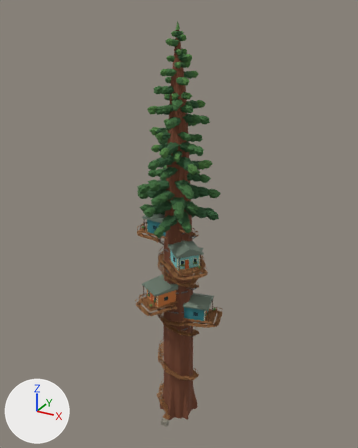
An edit to the glTF model project1/shared/geometry/arboreal/village_tree_high.meshopt.glb, drawn before and after from the same camera.
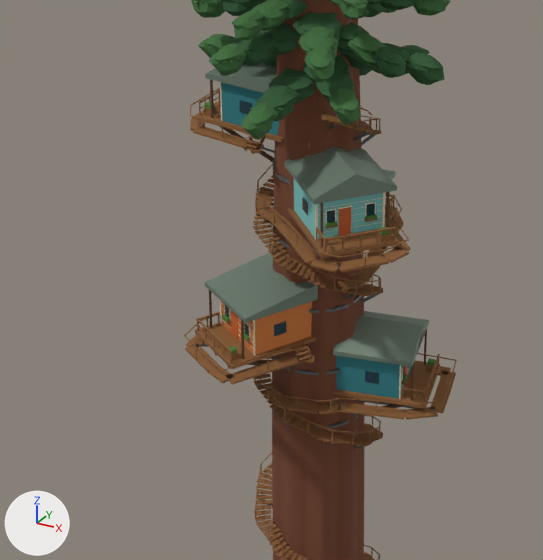
Old and new are each drawn whole from a camera (50 mm lens) standing at (48.5, -87.8, 95.1) and looking at (-0.7, 1.8, 50.3) and again close up on the part from 21% to 70% of the width and 43% to 83% of the height. Arrows for +X, +Y and +Z are at lower left; the lights stay in place. The older version's two pictures come first. Vertices at exactly the same position are counted once.

Script lines for the objects in view, before the commit:
```python
me_mesh_0 = bpy.data.meshes.new('Mesh_0')
me_mesh_0.from_pydata(...)  # 48102 vertices, 59054 faces; spans x -9.8..10.4, y -10.2..10.2, z -1.6..92.6
me_mesh_0.materials.append(mat_trim)  # beige #e9ddbf
me_mesh_0.materials.append(mat_roof_tin)  # grey #7a8b7c
me_mesh_0.materials.append(mat_timber)  # brown #8b5e34
me_mesh_0.materials.append(mat_brace_timber)  # brown #5b3f2a
me_mesh_0.materials.append(mat_glass)  # dark cyan #1d3b46
me_mesh_0.materials.append(mat_door)  # orange #c6612c
me_mesh_0.materials.append(mat_planting)  # green #4e7d34
me_mesh_0.materials.append(mat_bracket_steel)  # grey #6f767a
me_mesh_0.materials.append(mat_redwood_bark)  # brown #75452e
me_mesh_0.materials.append(mat_redwood_foliage_dark)  # dark green #2f5a34
me_mesh_0.materials.append(mat_redwood_foliage_mid)  # dark green #3e6c3a
me_mesh_0.materials.append(mat_redwood_foliage_new)  # green #4f7f3f
me_mesh_0.materials.append(mat_redwood_branch_bark)  # brown #75452e
me_mesh_0.materials.append(mat_stair_entry_stone)  # grey #8e897c
me_mesh_0.materials.append(mat_siding_2e7c84)  # cyan #2e7c84
me_mesh_0.materials.append(mat_siding_d07a3a)  # orange #d07a3a
me_mesh_0.materials.append(mat_siding_c99a2e)  # orange #c99a2e
me_mesh_0.materials.append(mat_siding_7cc4c0)  # cyan #7cc4c0
me_mesh_0.materials.append(mat_siding_2e7c84_001)  # cyan #2e7c84
ob_village_tree_high = bpy.data.objects.new('village_tree_high', me_mesh_0)
ob_village_tree_high.location = (0.0, 0.0, 0.0)
```
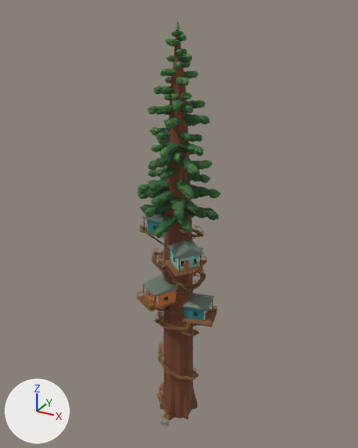
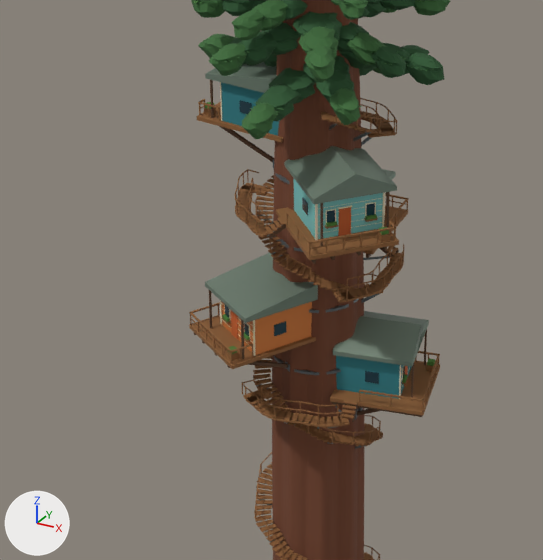
Boxes [x1, y1, x2, y2] around the edits, measured in the close-ups (543 x 560 px; the box of a moved part takes in the faces that stretch with it):
'village_tree_high', reshaped: before [184, 0, 457, 560]; after [189, 0, 450, 560]
part 1 of me_mesh_0, moved or reshaped (not visible afterwards): before [417, 353, 456, 361]
part 2 of me_mesh_0, moved or reshaped: before [328, 402, 340, 414]; after [339, 416, 350, 426]
part 3 of me_mesh_0, moved or reshaped: before [319, 404, 330, 414]; after [331, 416, 341, 427]
part 4 of me_mesh_0, moved or reshaped: before [307, 403, 321, 414]; after [325, 417, 333, 427]
part 5 of me_mesh_0, moved or reshaped: before [298, 401, 310, 412]; after [317, 417, 327, 427]
part 6 of me_mesh_0, moved or reshaped: before [287, 400, 300, 411]; after [309, 415, 321, 427]
part 7 of me_mesh_0, moved or reshaped: before [276, 398, 292, 409]; after [297, 413, 306, 424]
part 8 of me_mesh_0, moved or reshaped: before [270, 393, 286, 404]; after [283, 412, 294, 422]
part 9 of me_mesh_0, moved or reshaped: before [264, 390, 281, 398]; after [268, 409, 282, 420]
part 10 of me_mesh_0, moved or reshaped: before [342, 398, 377, 402]; after [282, 407, 296, 410]
part 11 of me_mesh_0, moved or reshaped (not visible afterwards): before [225, 362, 275, 385]
part 12 of me_mesh_0, moved or reshaped (not visible afterwards): before [208, 366, 231, 384]
part 13 of me_mesh_0, deleted: before [184, 88, 457, 420]
part 14 of me_mesh_0, built on: before [195, 89, 440, 421]; after [189, 98, 440, 425]

The edits, one by one:
me_mesh_0 is used by ob_village_tree_high; location (0.0, 0.0, 0.0).
me_mesh_0 had 48102 vertices, 59054 faces and spanned x -9.8..10.4, y -10.2..10.2, z -1.6..92.6.
me_mesh_0 now has 48692 vertices, 59952 faces and spans x -9.7..9.6, y -9.5..9.1, z -1.6..92.6.
me_mesh_0 part 1: the loose piece of 8 vertices spanning x 5.5..9.1, y 4.9..5.6, z 28.7..28.8 is multiplied about its middle by the matrix ((-0.012, 0.065, 0.268), (0.05, -0.263, 0.066), (0.271, 0.051, 0.0)), then moved by (0.0, -0.9, 0.3).
me_mesh_0 part 2: the loose piece of 8 vertices spanning x 2.4..3.7, y -3.7..-2.4, z 27.6..27.7 is turned -4 degrees about the z axis through its middle and scaled by 0.947, then moved by (1.4, -1.1, 0.0).
me_mesh_0 part 3: the loose piece of 8 vertices spanning x 1.9..3.1, y -4.2..-2.9, z 27.6..27.7 is turned 4.9 degrees about the z axis through its middle and scaled by 0.945, then moved by (1.5, -0.9, 0.0).
me_mesh_0 part 4: the loose piece of 8 vertices spanning x 1.3..2.3, y -4.4..-3.2, z 27.6..27.7 is turned 23 degrees about the z axis through its middle and scaled by 0.941, then moved by (1.8, -0.9, 0.0).
me_mesh_0 part 5: the loose piece of 8 vertices spanning x 0.5..1.6, y -4.6..-3.4, z 27.6..27.7 is scaled about its middle by (0.922, 0.973, 1), then moved by (2.1, -1.0, 0.0).
me_mesh_0 part 6: the loose piece of 8 vertices spanning x -0.2..0.9, y -4.9..-3.6, z 27.6..27.7 is moved by (2.3, -0.9, 0.0).
me_mesh_0 part 7: the loose piece of 8 vertices spanning x -0.9..0.0, y -4.9..-3.7, z 27.6..27.7 is turned 23 degrees about the z axis through its middle and scaled by 0.93, then moved by (2.1, -1.1, 0.0).
me_mesh_0 part 8: the loose piece of 8 vertices spanning x -1.7..-0.5, y -4.7..-3.4, z 27.6..27.7 is turned 48.7 degrees about the z axis through its middle and scaled by 0.937, then moved by (1.8, -1.6, 0.0).
me_mesh_0 part 9: the loose piece of 8 vertices spanning x -2.4..-1.3, y -4.3..-3.1, z 27.6..27.7 is turned 20.7 degrees about the z axis through its middle and scaled by 0.955, then moved by (1.5, -2.1, 0.0).
me_mesh_0 part 10: the loose piece of 14 vertices spanning x 3.7..6.2, y -3.1..-2.1, z 28.7..28.8 is scaled about its middle by (0.424, 0.369, 1), then moved by (-3.9, -3.5, 0.0).
me_mesh_0 part 11: the loose piece of 8 vertices spanning x -2.3..0.4, y -10.0..-6.5, z 32.4..32.5 is turned -73.9 degrees about the z axis through its middle and scaled by 0.155, then moved by (0.0, 2.0, -3.7).
me_mesh_0 part 12: the loose piece of 8 vertices spanning x -3.7..-1.6, y -10.2..-8.6, z 32.4..32.5 is scaled about its middle by (0.287, 0.15, 0.415), then moved by (0.2, 3.8, -3.7).
me_mesh_0 part 13: 271 loose pieces with 2206 vertices, spanning x -9.8..10.4, y -10.2..10.2, z 26.5..54.0, are deleted.
me_mesh_0 part 14: 75 vertices moved from x -8.4..9.4, y -7.9..9.0, z 28.2..49.7 to x -8.6..9.6, y -8.5..9.1, z 28.2..49.7; 139 vertices removed from x -6.5..9.3, y -7.6..8.9, z 26.5..49.7; 2935 vertices added at x -8.6..9.6, y -9.0..9.0, z 27.4..51.6.
Other edits to the shape of me_mesh_0 do not show in these pictures.
